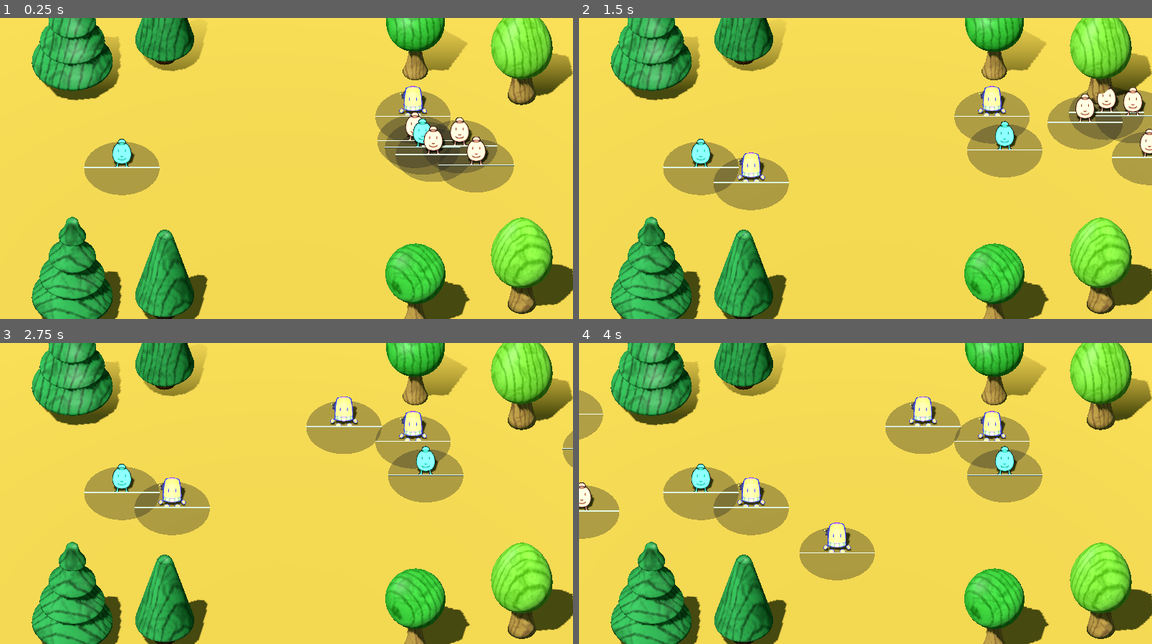
Above: before the commit, frames 1-4 (two rows, left to right).
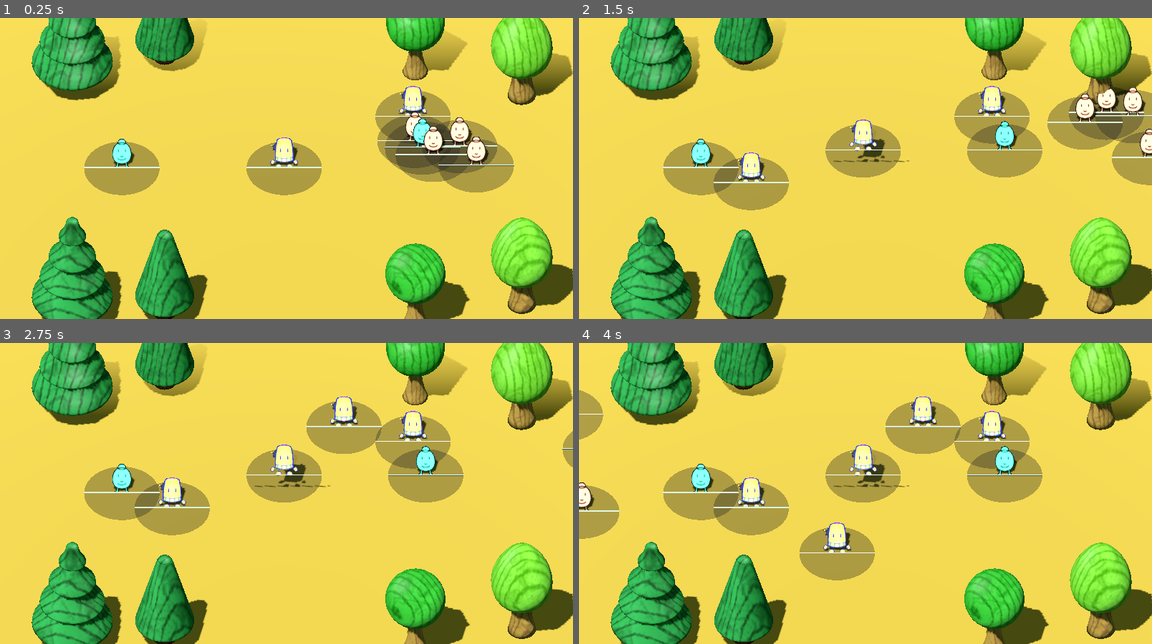
Above: after the commit, the same moments.

Repository: Rachel-Sherrick/TowerDefense
Game: Godot game, scene res://main.tscn
The game is run twice, just before and just after one commit, with the same random seed, the same clock (stepped at 60 frames per second) and the same inputs.
Inputs (mouse positions are in pixels of both pictures, inside the frame that each line leads up to):
- Up to frame 1 (0.25 s): no input
- Up to frame 2 (1.5 s): tap Enter (ui_accept) at 0.5, 0.77 s; move the mouse to (991, 153) at 0.52 s; click (991, 153) at 0.67 s; move the mouse to (750, 183) at 1.27 s; click (750, 183) at 1.42 s
- Up to frame 3 (2.75 s): tap Enter (ui_accept) at 1.52 s; move the mouse to (343, 427) at 2.02 s; click (343, 427) at 2.17 s
- Up to frame 4 (4 s): move the mouse to (836, 553) at 2.77 s; click (836, 553) at 2.92 s; tap Enter (ui_accept) at 3.02, 3.77 s; move the mouse to (1037, 538) at 3.52 s; click (1037, 538) at 3.67 s

The runs differ from the first frame. In frame 1, 1.9% of the frame differs, in the area x 43-57%, y 39-59%; in frame 2, 1.9%, in the area x 43-58%, y 33-53%; in frame 3, 1.9%; in frame 4, 1.9%.

Commit message:
warrior targeting and turning

Diff:
--- a/main.tscn
+++ b/main.tscn
@@ -116,6 +116,7 @@
 shape = SubResource("BoxShape3D_h2yge")
 
 [node name="towerPlacement" parent="." unique_id=666569105 instance=ExtResource("4_1bvp3")]
+
 [node name="Trees" type="Node" parent="." unique_id=1611541056]
 
 [node name="WoodTree12" parent="Trees" unique_id=669732448 instance=ExtResource("5_272bh")]
@@ -142,5 +143,5 @@
 [node name="WoodTree44" parent="Trees" unique_id=1470201086 instance=ExtResource("6_kek77")]
 transform = Transform3D(0.4705501, 0, -1.2653387, 0, 1.3499998, 0, 1.2653387, 0, 0.4705501, 18.913647, 6.1, 15.274525)
 
-[node name="Warrior" parent="." unique_id=1210425893 instance=ExtResource("3_1bvp3")]
+[node name="Warrior2" parent="." unique_id=1210425893 instance=ExtResource("3_1bvp3")]
 transform = Transform3D(1, 0, 0, 0, 1, 0, 0, 0, 1, 10.253868, -0.02395606, -5.8090324)
--- a/towers/warrior.gd
+++ b/towers/warrior.gd
@@ -4,6 +4,9 @@
 @onready var warrior_hurt_box: Area3D = $warrior_hurt_box
 @onready var hurt_box_mesh: MeshInstance3D = $warrior_hurt_box/hurt_box_mesh
 @onready var warrior_timer: Timer = $WarriorTimer
+@onready var animation_controller: Node3D = $AnimationController
+
+
 
 #is the cooldown over
 var swing_ready : bool = false
@@ -24,6 +27,8 @@
 		for enemy in enemy_in_range:
 			warrior_swing(enemy)
 		reset_cooldown()
+	if !($RangeDetection.has_overlapping_bodies()):
+		animation_controller.play("idle")
 
 func _physics_process(delta: float) -> void:
 	super(delta)
@@ -45,6 +50,9 @@
 #dealing warrior sword swing damage to enemies
 func warrior_swing(enemy: Enemy) -> void:
 	print(name, " attacked ", enemy.name)
+	var dir = get_direction_to_enemy(enemy)
+	var cardinal = get_cardinal_direction(dir)
+	change_attack_direction(cardinal)
 	## !! see comments in Character.gd !!
 	enemy.take_damage(1)
 	print(enemy.name + " health: ", enemy.get_health())
@@ -75,3 +83,72 @@
 			return true
 		_:
 			return false
+
+func get_first_enemy() -> Enemy:
+	var first = null
+	#30 taken from movement function
+	var edge = 30
+	var placeholder = 0
+
+	for body in $RangeDetection.get_overlapping_bodies():
+		var pos = global_position
+		if pos < edge && pos > placeholder:
+			placeholder = pos
+			first = body
+
+	return first
+
+func get_last_enemy() -> Enemy:
+	var last = null
+	var edge = -30
+	var placeholder = 0
+
+	for body in $RangeDetection.get_overlapping_bodies():
+		var pos = global_position
+		if pos > edge && pos < placeholder:
+			placeholder = pos
+			last = body
+
+	return last
+
+func get_direction_to_enemy(enemy: Node3D) -> Vector3:
+	return (enemy.global_transform.origin - global_transform.origin).normalized()
+
+enum Direction {
+	NORTH,
+	SOUTH,
+	EAST,
+	WEST
+}
+
+func get_cardinal_direction(dir: Vector3) -> int:
+	#if the absolute value of x is greater than z then its east to west
+	if abs(dir.x) > abs(dir.z):
+		if dir.x > 0:
+			return Direction.EAST
+		else:
+			return Direction.WEST
+	else:
+		if dir.z > 0:
+			return Direction.SOUTH
+		else:
+			return Direction.NORTH
+
+func change_attack_direction(direction: int):
+	match direction:
+		Direction.NORTH:
+			warrior_hurt_box.rotation.y = deg_to_rad(180)
+			animation_controller.play("swing_north")
+			animation_controller.play("swing")
+		Direction.SOUTH:
+			warrior_hurt_box.rotation.y = deg_to_rad(0)
+			animation_controller.play("swing_south")
+			animation_controller.play("swing")
+		Direction.EAST:
+			warrior_hurt_box.rotation.y = deg_to_rad(90)
+			animation_controller.play("swing_east")
+			animation_controller.play("swing")
+		Direction.WEST:
+			warrior_hurt_box.rotation.y = deg_to_rad(-90)
+			animation_controller.play("swing_west")
+			animation_controller.play("swing")
--- a/towers/warrior.tscn
+++ b/towers/warrior.tscn
@@ -350,9 +350,9 @@
 
 [node name="SpriteBody" parent="AnimationController" index="0" unique_id=1996147602]
 modulate = Color(1, 1, 1, 1)
-sprite_frames = SubResource("SpriteFrames_qmjfs")
+sprite_frames = SubResource("SpriteFrames_r05r8")
 animation = &"idle"
-frame_progress = 0.4407282
+frame_progress = 0.0
 
 [node name="SpriteSword" type="AnimatedSprite3D" parent="AnimationController" index="1" unique_id=228143765]
 transform = Transform3D(-1.2499694, -0.0061707315, -0.0061706225, 7.683411e-08, -0.8838838, 0.8838839, -0.008726653, 0.8838622, 0.88386244, -0.1, 1.204, -1)
Not shown, changed: BlenderMeshes/WoodTree1.blend.import
Not shown, changed: BlenderMeshes/WoodTree2.blend.import
Not shown, changed: BlenderMeshes/WoodTree3.blend.import
Not shown, changed: BlenderMeshes/WoodTree4.blend.import
Not shown: 1 places in towers/warrior.tscn that only renumber resources
